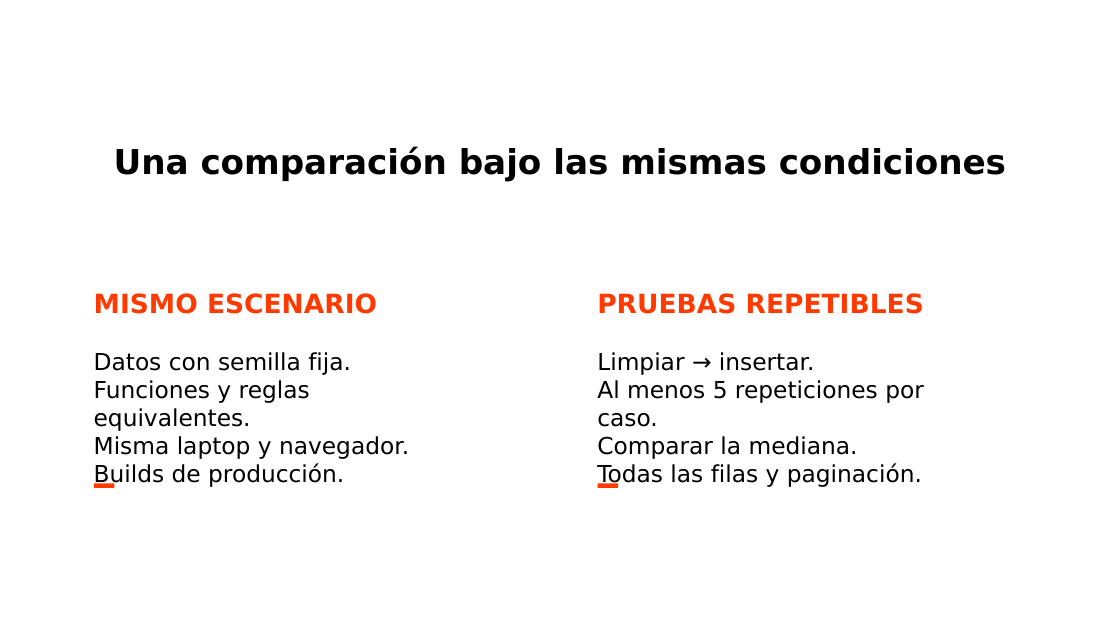
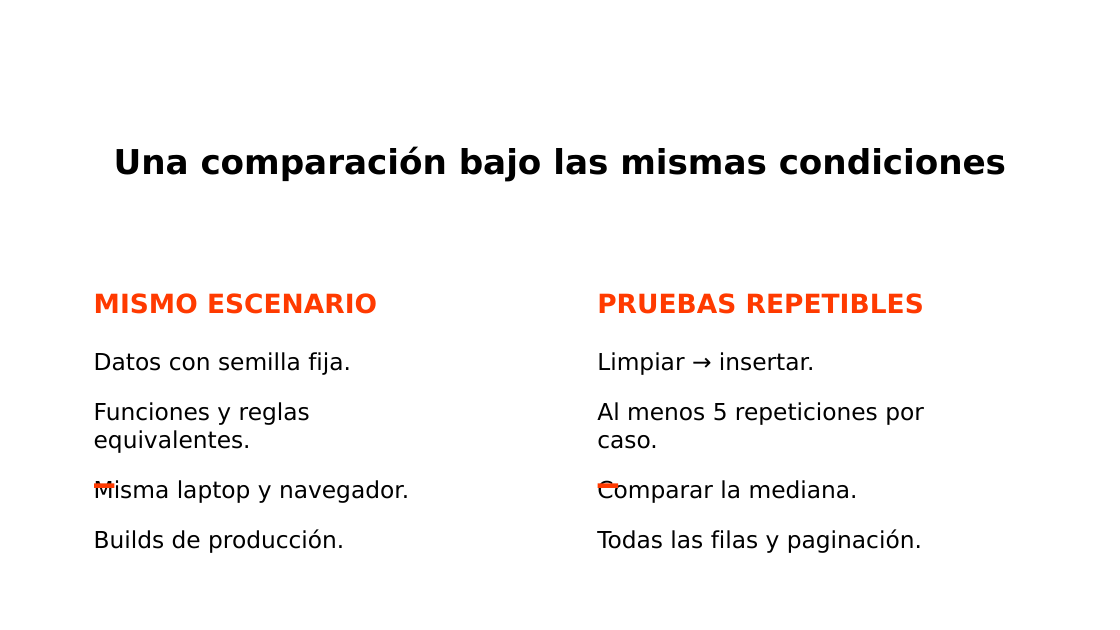
Before and after one commit to angelloaroni/ArquiSoftIndividual, a slide deck: slide 4 of presentacion/Comparativa_Frontend_InventoryPro.pptx. Drawn at 1120x630 pixels with LibreOffice and Linux fonts; fonts in the diff are those of the drawing; background and template pictures are left out. Boxes give left, top, right and bottom in pixels: in the first picture for what was removed or moved away, otherwise in the second. Text is boxed around its words. In the diff, an @@ line names an element or a change of style, - is before the commit and + after.

```diff
--- a/presentacion/Comparativa_Frontend_InventoryPro.pptx
+++ b/presentacion/Comparativa_Frontend_InventoryPro.pptx
@@ subtitle "Datos con semilla fija." at box(94, 352, 409, 553): more space between paragraphs @@
@@ subtitle "Limpiar → insertar." at box(597, 352, 924, 553): more space between paragraphs @@
```
Also in this commit, not shown: 4 other slides changed, 2 other files.
